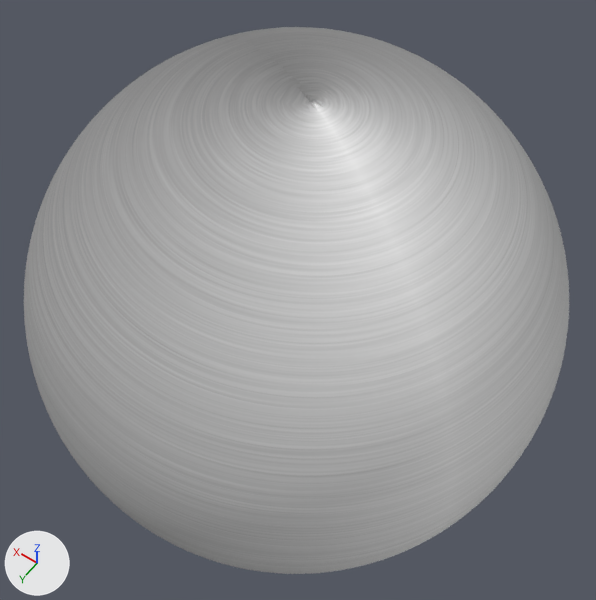
Two versions of the OBJ model PA8/models/ball.obj, one commit apart.
The view is the same before and after, from a 50 mm camera at (-0.0567, 0.0789, 0.1245) aimed at (-0.0001, -0.0003, 0.0001). The lights are fixed; the arrows at lower left show +X, +Y and +Z. Where no turn or scale is listed for an object, it has been applied to the vertices.
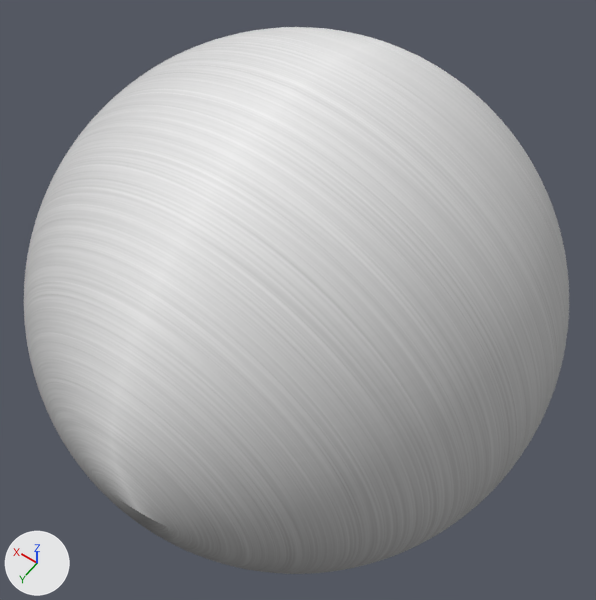
The newer file is also rescaled (x2.603) as a whole; pictures and numbers use the older file's frame.

Location of each change, (x1, y1, x2, y2) in pixels of the pictures (596 x 600 px; the box of a moved part takes in the faces that stretch with it):
```json
{"part": 1, "of": "me_sphere", "change": "moved or reshaped", "before": [435, 509, 450, 522], "after": [435, 509, 450, 522]}
{"part": 2, "of": "me_sphere", "change": "moved or reshaped", "before": [364, 537, 380, 547], "after": [364, 537, 380, 547]}
{"part": 3, "of": "me_sphere", "change": "surface changed", "before": [24, 27, 569, 574], "after": [24, 27, 569, 574], "on screen": "grey to white"}
```

Scene script edits in JSON lines:
```json
{"block": "me_sphere", "where": "me_sphere.from_pydata(...)  # 7938 vertices, 15872 faces; spans x -0.0494..0.0494, y -0.0494..0.0494, z -0.0499..0.0499"}
{"block": "me_sphere", "where": "# used by ob_sphere; location = (0.0, 0.0, 0.0)"}
{"block": "me_sphere", "where": "# verts and faces of me_sphere; kept vertices keep their numbers, new ones are numbered from 7938"}
{"block": "me_sphere", "where": "# before: 293 (-0.0435, 0.0233, 0.0024) at pixel (437, 515), 294 (-0.0446, 0.0211, 0.0024) at pixel (450, 508), 4748 (-0.0436, 0.0233, 0.0) at pixel (435, 522), 4749 (-0.0447, 0.0211, 0.0) at pixel (448, 515)"}
{"block": "me_sphere", "where": "# before: 496 (-0.0381, 0.0313, 0.0024) at pixel (380, 536), 500 (-0.0366, 0.0331, 0.0024) at pixel (365, 540), 4858 (-0.0366, 0.0332, 0.0) at pixel (364, 546), 4859 (-0.0382, 0.0313, 0.0) at pixel (379, 543)"}
{"block": "me_sphere", "change": "me_sphere part 1"}
{"op": "add", "block": "me_sphere", "code": "delete_faces([(293, 4748, 294), (294, 4748, 4749)])"}
{"op": "add", "block": "me_sphere", "code": "faces += [(293, 4749, 294), (293, 4748, 4749)]"}
{"block": "me_sphere", "change": "me_sphere part 2"}
{"op": "add", "block": "me_sphere", "code": "delete_faces([(496, 500, 4859), (500, 4858, 4859)])"}
{"op": "add", "block": "me_sphere", "code": "faces += [(496, 4858, 4859), (496, 500, 4858)]"}
{"block": "me_sphere", "change": "me_sphere part 3: 15860 kept faces spanning x -0.0494..0.0494, y -0.0494..0.0494, z -0.0499..0.0499 get new texture (UV) coordinates"}
```
